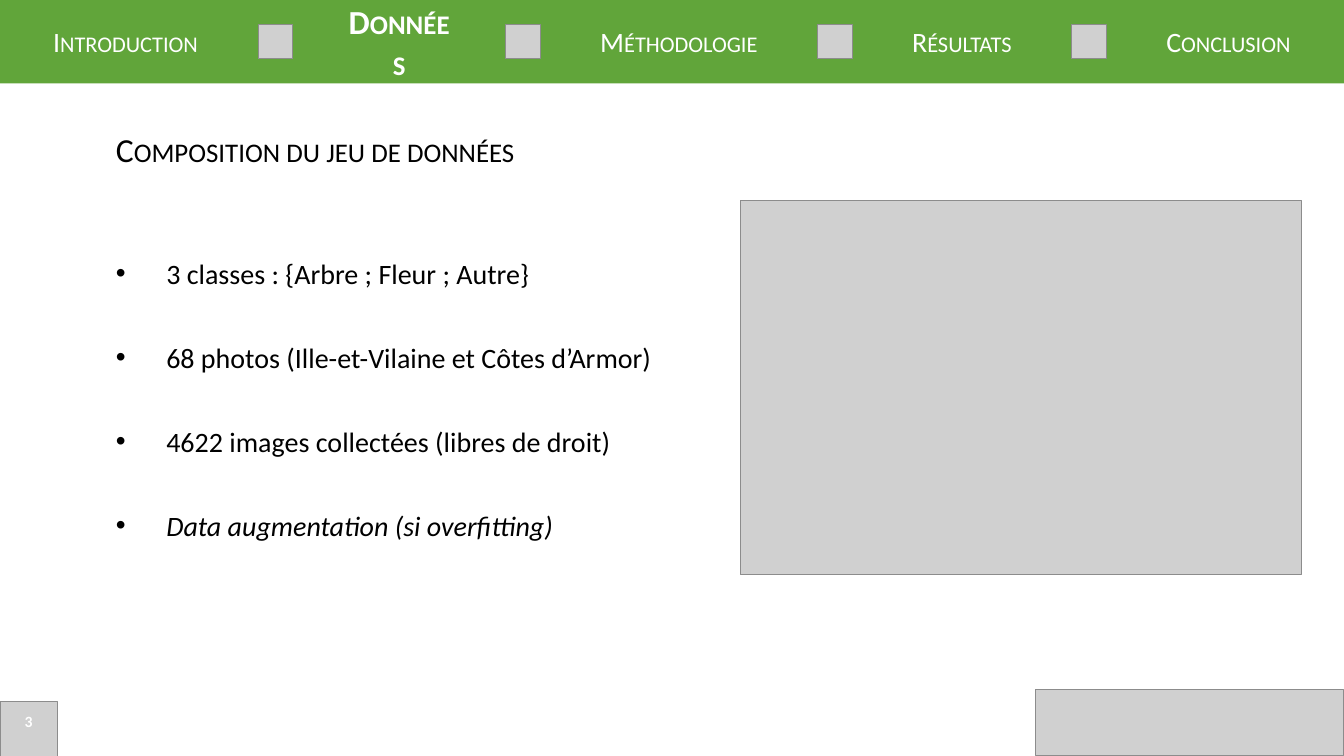
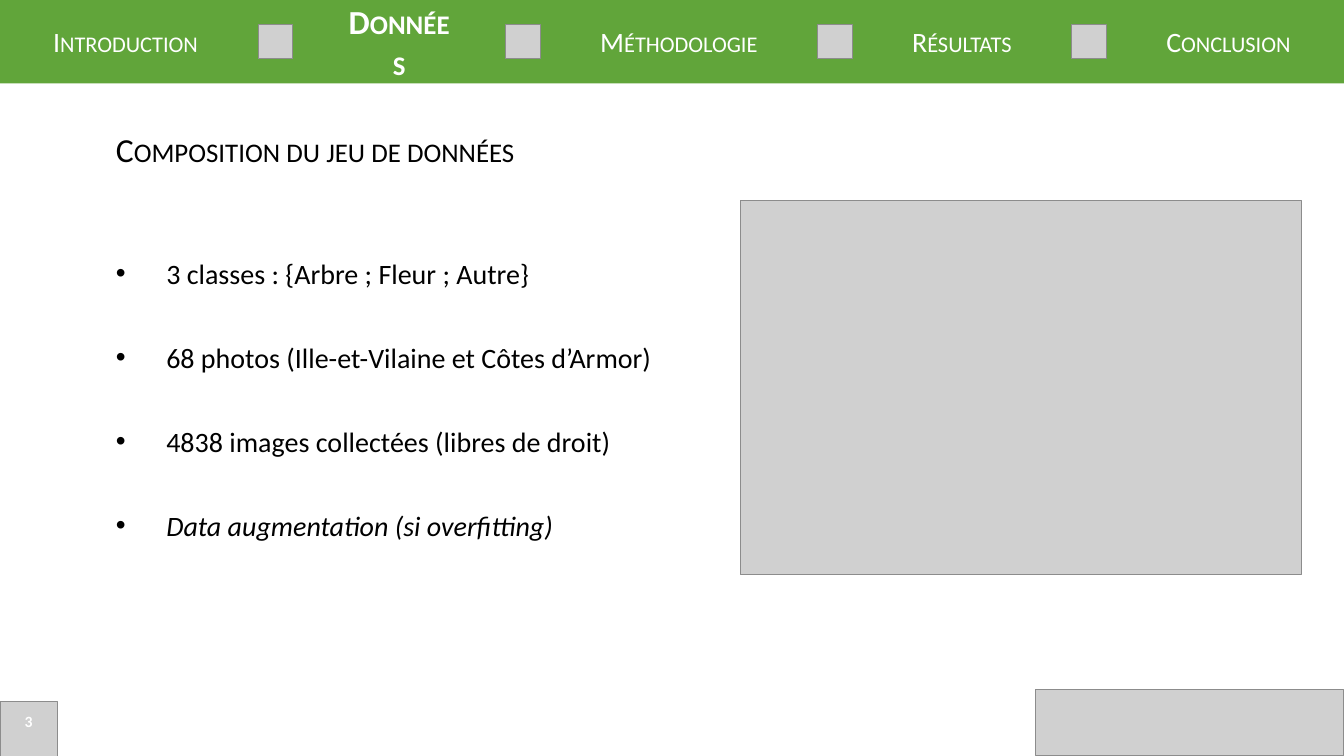
Before and after one commit to Easill/ML_photo, a slide deck: slide 3 of presentation.pptx. Drawn at 1344x756 pixels with LibreOffice and Linux fonts; fonts in the diff are those of the drawing; grey boxes stand for pictures. Boxes give left, top, right and bottom in pixels: in the first picture for what was removed or moved away, otherwise in the second. Text is boxed around its words. In the diff, an @@ line names an element or a change of style, - is before the commit and + after.

```diff
--- a/presentation.pptx
+++ b/presentation.pptx
@@ text at [166, 431, 610, 457]: text changed @@
-• 4622 images collectées (libres de droit)
+• 4838 images collectées (libres de droit)
```
Also in this commit, not shown: 2 other slides changed, 1 slide added.
